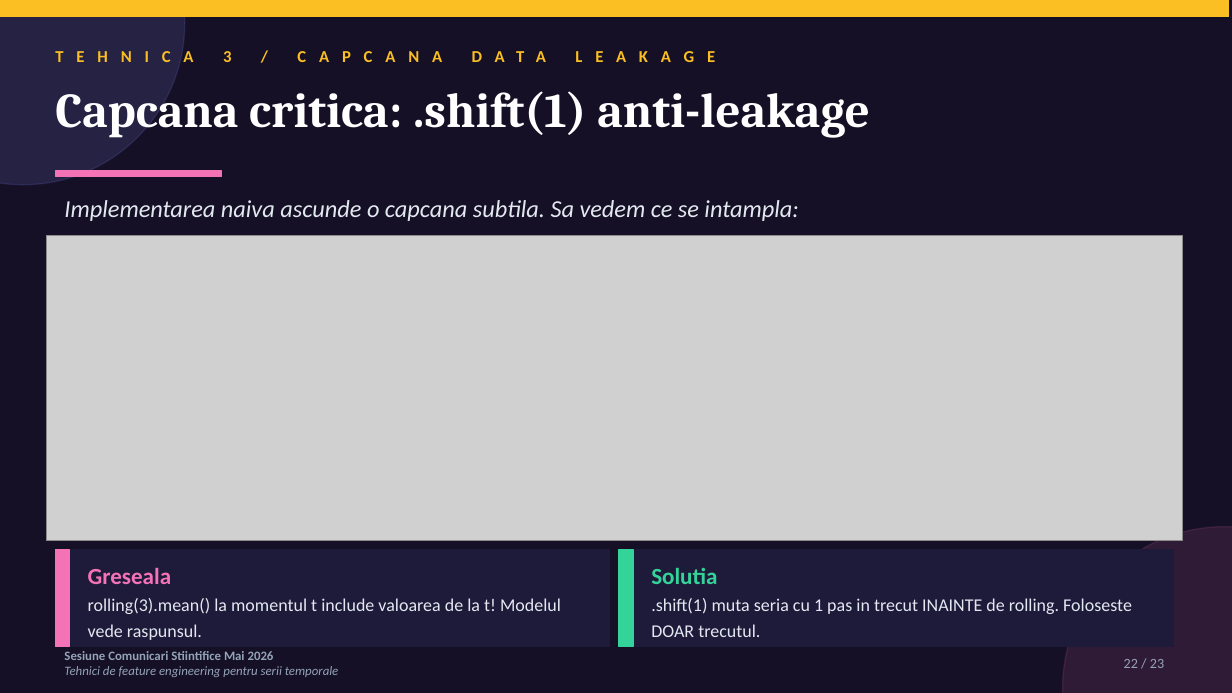
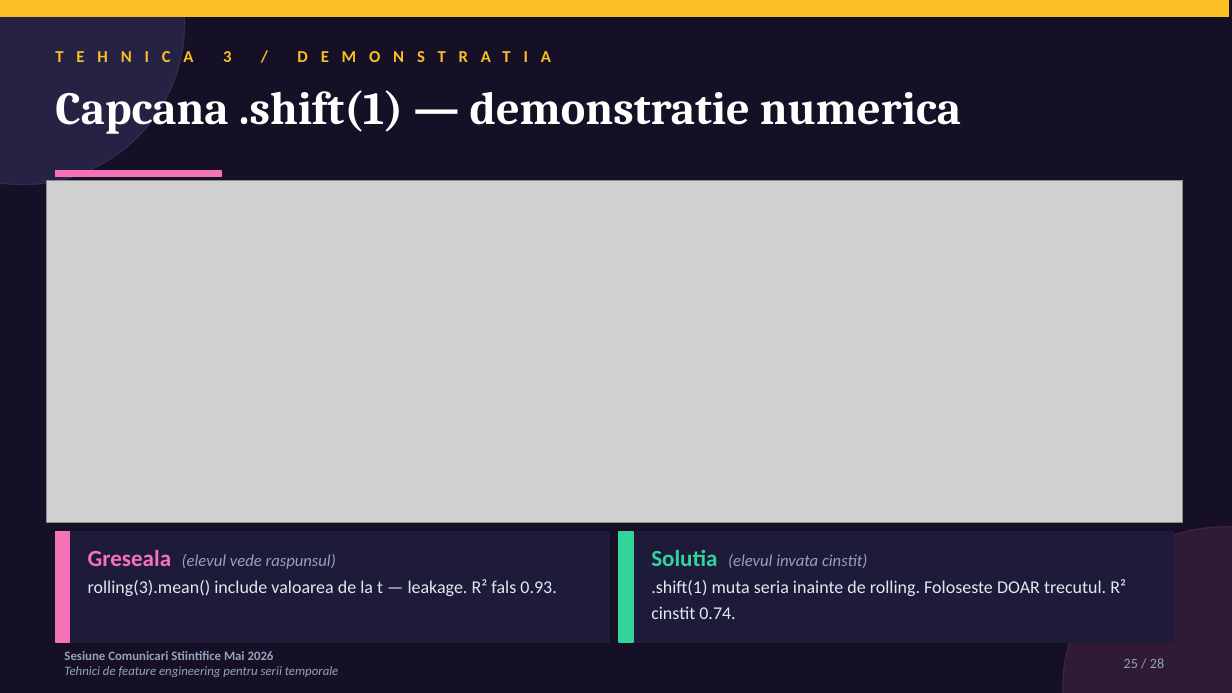
Before and after one commit to diana-nenu/Disertatie_AI_Platform, a slide deck: slide 25 of docs/SCSS/SCSS_FeatureEngineering_Diana_Nenu.pptx (slide 22 before the commit). Drawn at 1232x693 pixels with LibreOffice and Linux fonts; fonts in the diff are those of the drawing; grey boxes stand for pictures. Boxes give left, top, right and bottom in pixels: in the first picture for what was removed or moved away, otherwise in the second. Text is boxed around its words. In the diff, an @@ line names an element or a change of style, - is before the commit and + after.

Commit message:
SCSS pptx V4: figuri separate + analogii + grafice mai sugestive
Refacere cf. feedback:
* Graficul comparativ linear vs cerc SPLITAT in 2 slide-uri separate (slide 12 si 13)
  - slide 12: doar profilul orar linear cu adnotare 'distanta 23' + 'consum acelasi'
  - slide 13: doar cercul orelor cu evidentiere ora 23/0 vecine pe cerc
* GIF AR (serie + scatter) SPLITAT in 2 slide-uri (20 si 21)
  - slide 20: doar GIF serie temporala cu adnotari dinamice (zgomot/moderat/autoregresiv)
  - slide 21: doar GIF scatter t-1 vs t cu adnotari dinamice
* 4 SLIDE-URI NOI cu analogii din viata de zi cu zi:
  - slide 11: analogie CEAS DE PERETE (encoding ciclic)
  - slide 17: analogie ZGOMOT RADIO vs CONVERSATIE (autoregresivitate)
  - slide 22: analogie TERMOMETRU MEDICAL (rolling features)
  - slide 24: analogie PROFESOR CARE PRIVESTE IN LUCRARE (data leakage)
* Figuri regenerate mai sugestive cu adnotari clare:
  - fig_fe_linear_only.png: sageti, cercuri rotative pe ora 23/0
  - fig_fe_cerc_only.png: cerc mare cu ora 23/0 evidentiate verde
* Total slide-uri: 23 -> 28 (5 noi pentru analogii)
* Tema dark Gamma-style pastrata
* Animatii click NU prezente (doar tranzitii fade intre slide-uri)
* Slide-ul Astept intrebarile NU exista (integrat in concluzii)

```diff
--- a/docs/SCSS/SCSS_FeatureEngineering_Diana_Nenu.pptx
+++ b/docs/SCSS/SCSS_FeatureEngineering_Diana_Nenu.pptx
@@ text at (223,51,231,62): text changed @@
-TEHNICA 3 / CAPCANA DATA LEAKAGE
+TEHNICA 3 / DEMONSTRATIA
@@ text at (55,90,961,134): text changed; size 38 to 36 pt @@
-Capcana critica: .shift(1) anti-leakage
+Capcana .shift(1) — demonstratie numerica
@@ picture: place and size @@
-picture at (46,236,1183,541)
+picture at (46,180,1183,522)
@@ text removed at (64,200,798,221) @@
-Implementarea naiva ascunde o capcana subtila. Sa vedem ce se intampla:
@@ rectangle: place and size @@
-rectangle at (55,550,610,647)
+rectangle at (55,531,610,642)
@@ rectangle: place and size @@
-rectangle at (55,550,69,647)
+rectangle at (55,531,69,642)
@@ rectangle: place and size @@
-rectangle at (619,550,1174,647)
+rectangle at (619,531,1174,642)
@@ rectangle: place and size @@
-rectangle at (619,550,633,647)
+rectangle at (619,531,633,642)
@@ text at (88,549,556,596): text changed @@
-Greseala
-rolling(3).mean() la momentul t include valoarea de la t! Modelul vede raspunsul.
+Greseala (elevul vede raspunsul)
+rolling(3).mean() include valoarea de la t — leakage. R² fals 0.93.
@@ text at (651,550,1126,619): text changed @@
-Solutia
-.shift(1) muta seria cu 1 pas in trecut INAINTE de rolling. Foloseste DOAR trecutul.
+Solutia (elevul invata cinstit)
+.shift(1) muta seria inainte de rolling. Foloseste DOAR trecutul. R² cinstit 0.74.
@@ text at (1124,658,1164,668): text changed @@
-22 / 23
+25 / 28
```
Also in this commit, not shown: 17 other slides changed, 9 slides added, 4 slides removed, 4 other files.
